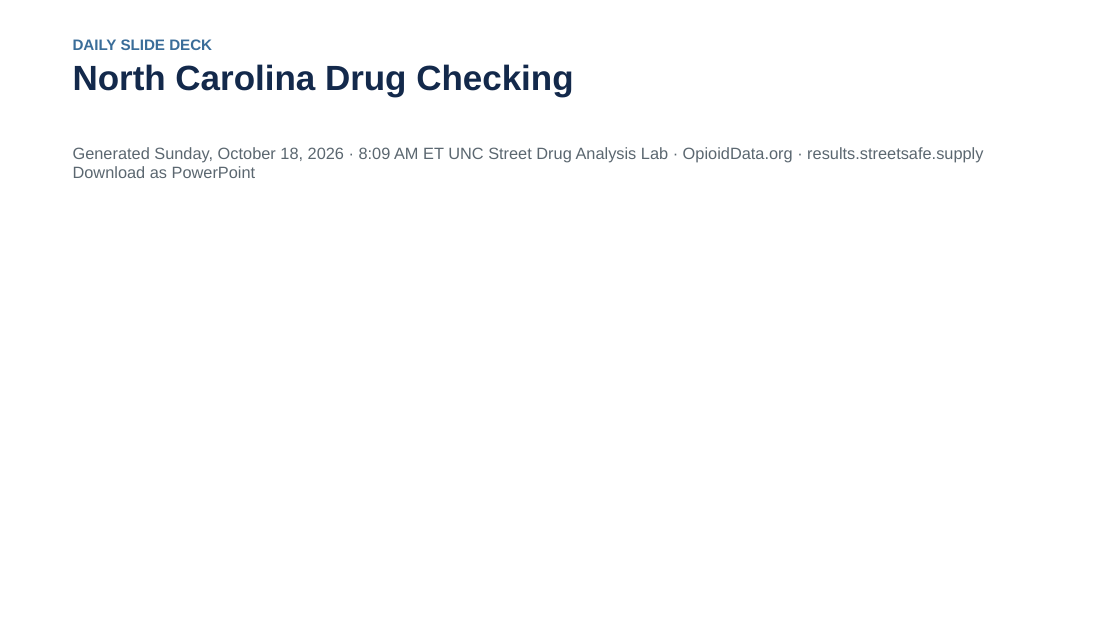
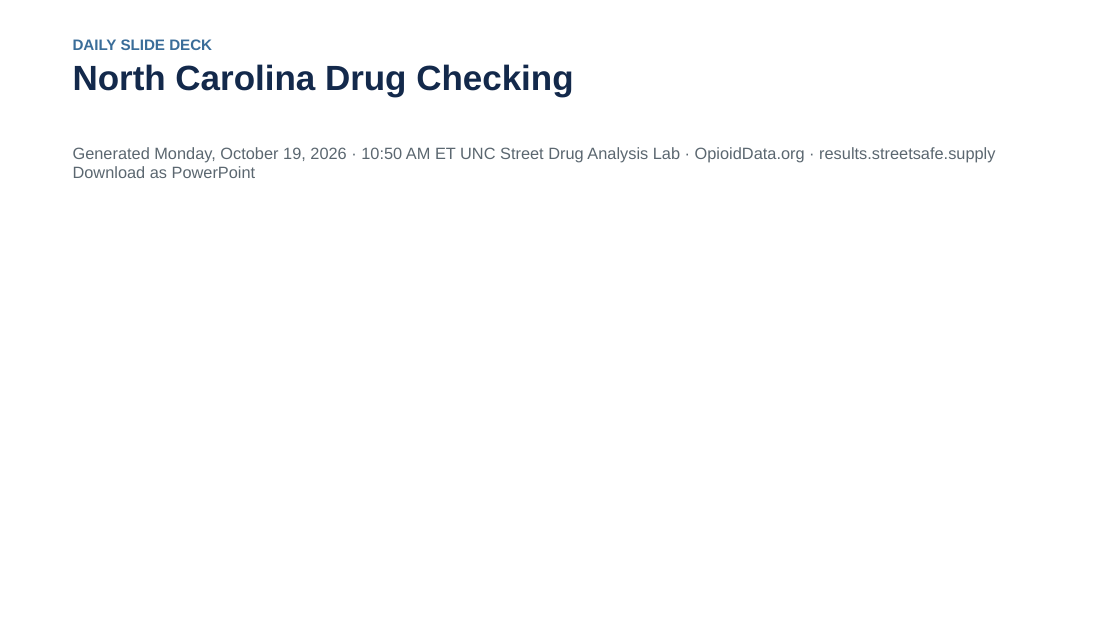
Before and after one commit to opioiddatalab/ncslides, a slide deck: slide 1 of docs/nc-drug-checking-latest.pptx. Drawn at 1120x630 pixels with LibreOffice and Linux fonts; fonts in the diff are those of the drawing. Boxes give left, top, right and bottom in pixels: in the first picture for what was removed or moved away, otherwise in the second. Text is boxed around its words. In the diff, an @@ line names an element or a change of style, - is before the commit and + after.

```diff
--- a/docs/nc-drug-checking-latest.pptx
+++ b/docs/nc-drug-checking-latest.pptx
@@ text at [73, 147, 995, 178]: text changed @@
-Generated Sunday, October 18, 2026 · 8:09 AM ET UNC Street Drug Analysis Lab · OpioidData.org · results.streetsafe.supply Download as PowerPoint
+Generated Monday, October 19, 2026 · 10:50 AM ET UNC Street Drug Analysis Lab · OpioidData.org · results.streetsafe.supply Download as PowerPoint
```
Also in this commit, not shown: 5 other slides changed, 3 other files.
